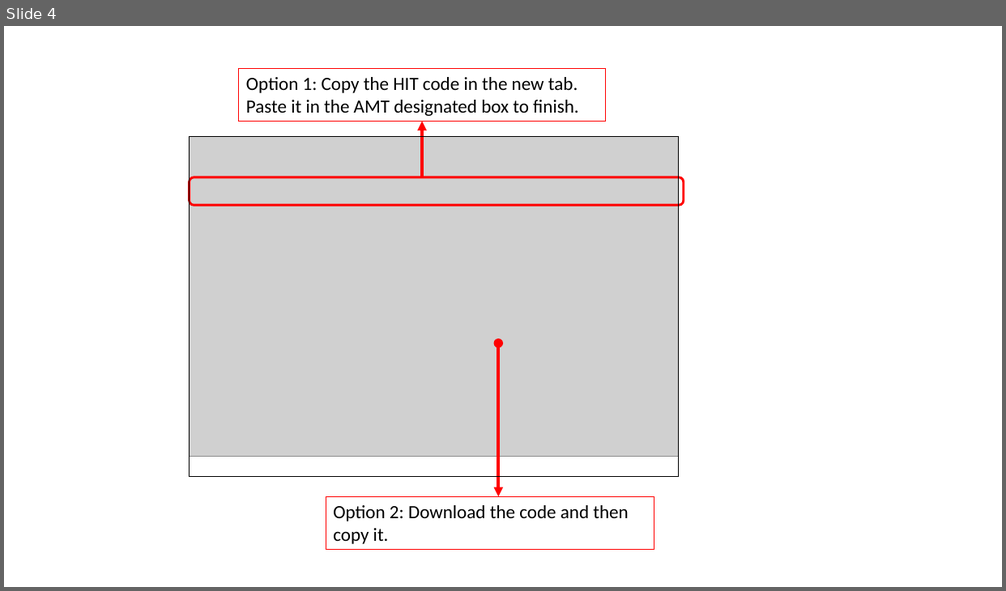
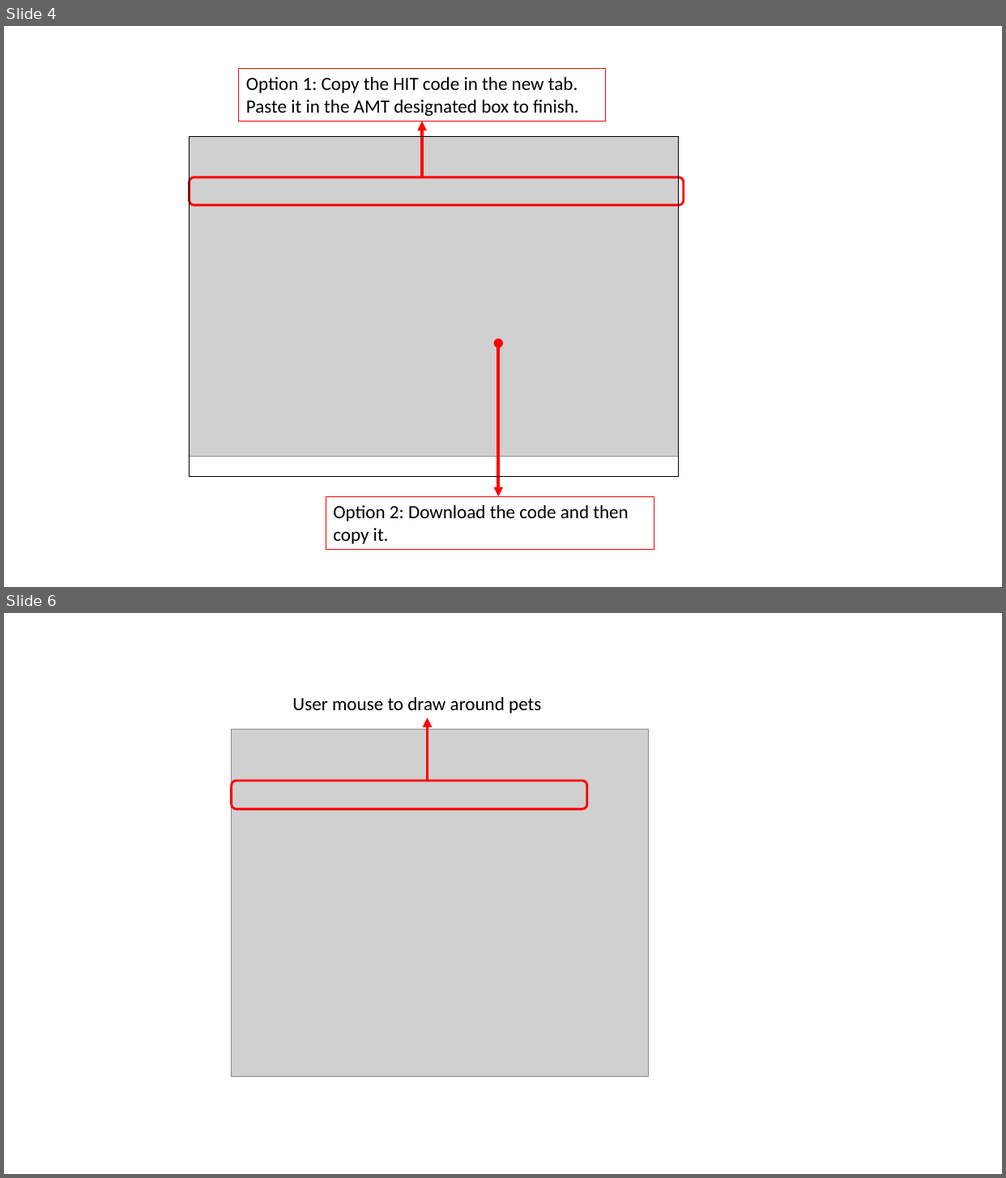
Before and after one commit to SinaMohseni/Text-classification-explanation-evaluation, a slide deck: user-study/Instructions.pptx. Shown one above the other, each under a label of ours: slide 4 before the commit, slides 4 and 6 after it; the slides between them are not shown. The pictures are 1006x591 and 1006x1178 pixels, drawn with LibreOffice and Linux fonts; fonts in the diff are those of the drawing; grey boxes stand for pictures. Boxes give left, top, right and bottom in pixels: in the first picture for what was removed or moved away, otherwise in the second. Text is boxed around its words. In the diff, an @@ line names an element or a change of style, - is before the commit and + after.

```diff
--- a/user-study/Instructions.pptx
+++ b/user-study/Instructions.pptx
@@ slide 6 added at <box>4,613,1002,1174</box>, background #FFFFFF @@
@@ text added at <box>292,697,541,713</box>, 18 pt, text #000000 @@
+User mouse to draw around pets
@@ picture added at <box>232,729,649,1076</box> @@
@@ arrow added from (428, 780) to (428, 717), #FF0000 3 pt @@
@@ rounded rectangle added at <box>232,781,587,809</box>, outline #FF0000 2.25 pt @@
```
Also in this commit, not shown: 3 other slides added, 17 other files.
